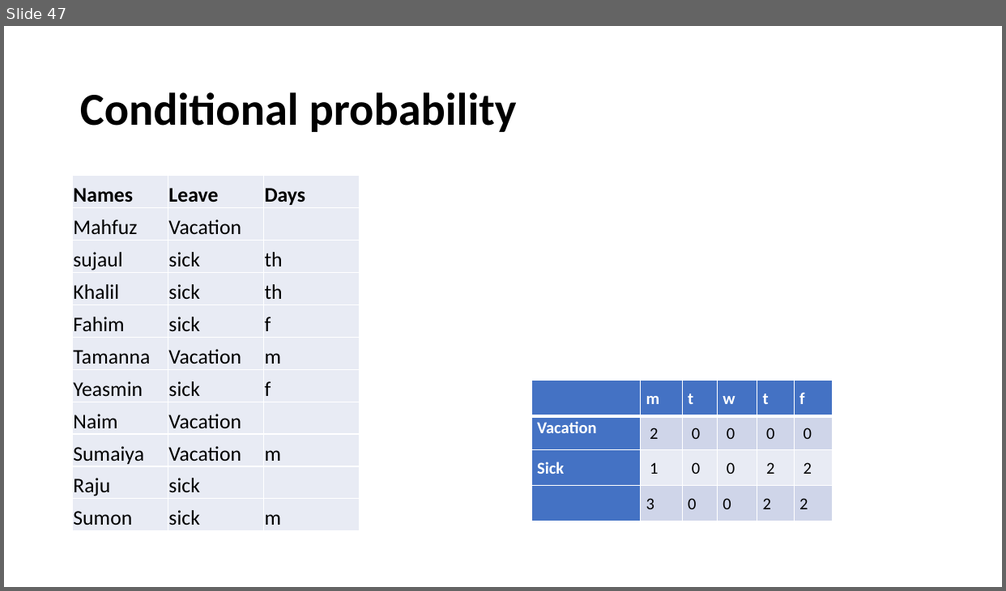
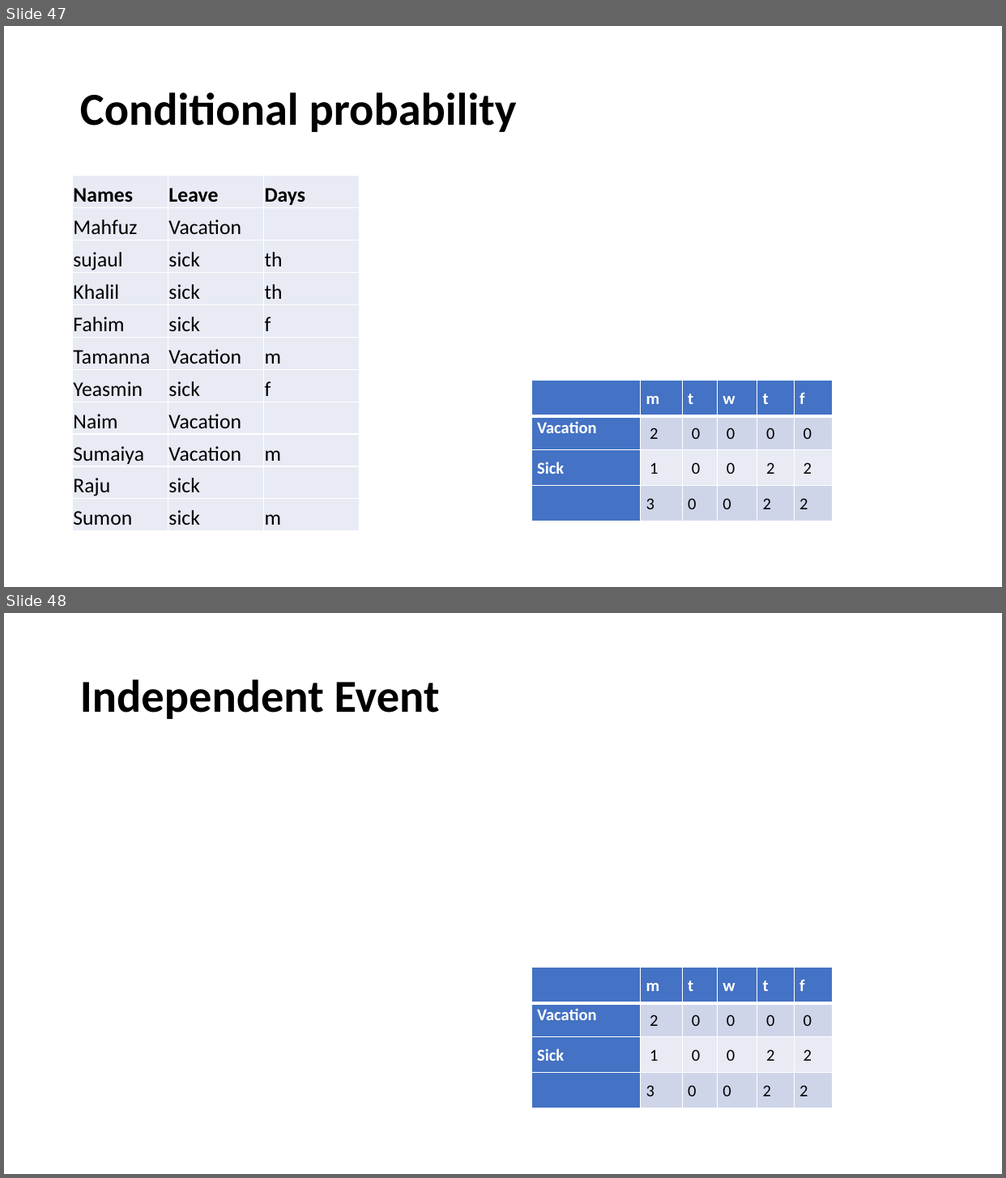
Before and after one commit to yushuf/TeamBeta, a slide deck: Presentation.pptx. Shown one above the other, each under a label of ours: slide 47 before the commit, slides 47 and 48 after it. The pictures are 1006x591 and 1006x1178 pixels, drawn with LibreOffice and Linux fonts; fonts in the diff are those of the drawing; grey boxes stand for pictures. Boxes give left, top, right and bottom in pixels: in the first picture for what was removed or moved away, otherwise in the second. Text is boxed around its words. In the diff, an @@ line names an element or a change of style, - is before the commit and + after.

```diff
--- a/Presentation.pptx
+++ b/Presentation.pptx
@@ slide 48 added at [4, 613, 1002, 1174], background #FFFFFF @@
@@ title added at [80, 679, 440, 719], 44 pt, text #000000, bold @@
+Independent Event
@@ table added at [532, 968, 833, 1109], 4 rows, 6 columns @@
+ | m | t | w | t | f
+Vacation | 2 | 0 | 0 | 0 | 0
+Sick | 1 | 0 | 0 | 2 | 2
+ | 3 | 0 | 0 | 2 | 2
```
